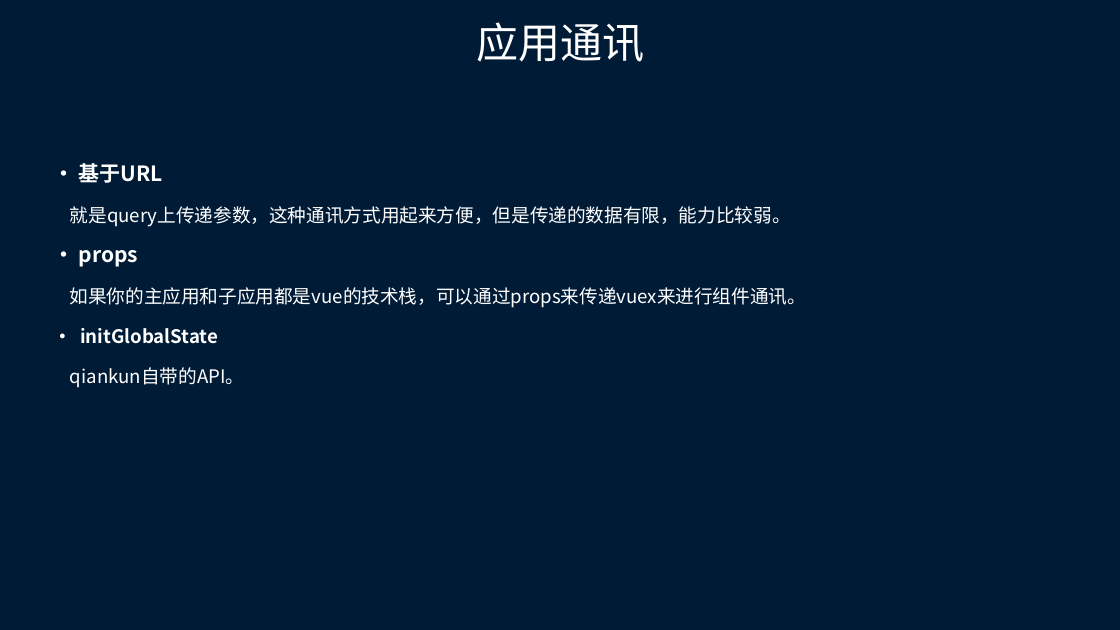
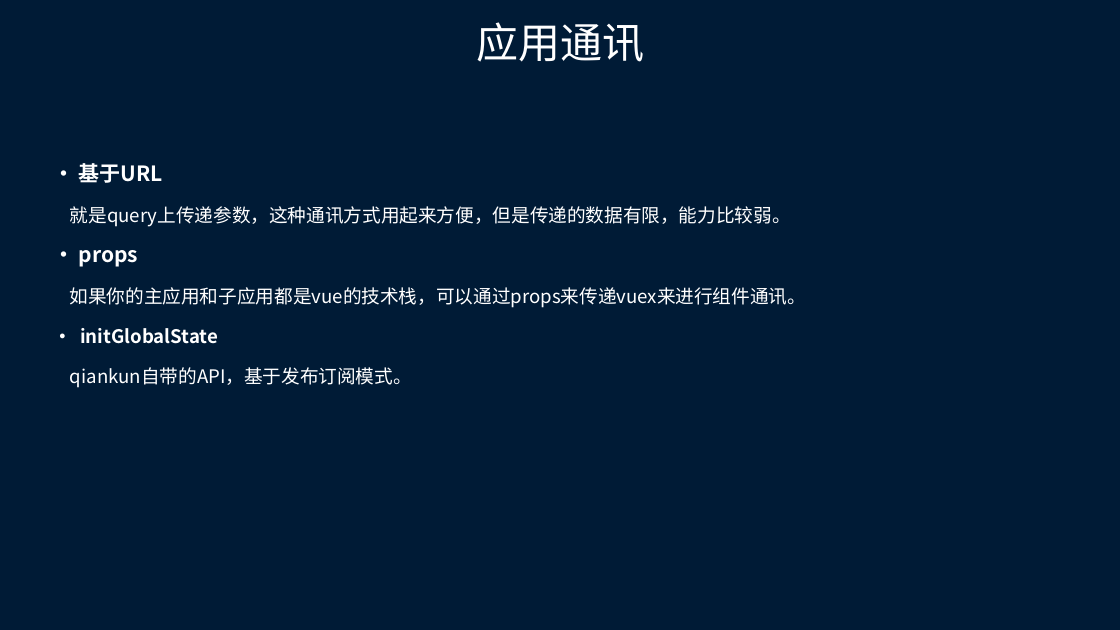
Before and after one commit to cookiepool/summary, a slide deck: slide 22 of 微前端.pptx. Drawn at 1120x630 pixels with LibreOffice and Linux fonts; fonts in the diff are those of the drawing. Boxes give left, top, right and bottom in pixels: in the first picture for what was removed or moved away, otherwise in the second. Text is boxed around its words. In the diff, an @@ line names an element or a change of style, - is before the commit and + after.

```diff
--- a/微前端.pptx
+++ b/微前端.pptx
@@ text at (70,367,412,388): text changed @@
-qiankun自带的API。
+qiankun自带的API，基于发布订阅模式。
```
Also in this commit, not shown: 3 other slides changed, 1 other file.
